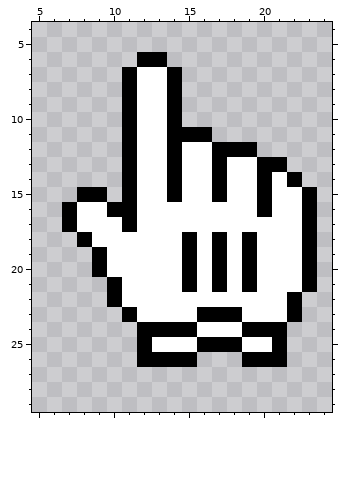
Two states of a pixel-art sprite, src/hand2.png. Above, as it was before the edit.
The file is 32x32 pixels. Shown: x 5..24, y 4..29.
And afterwards:
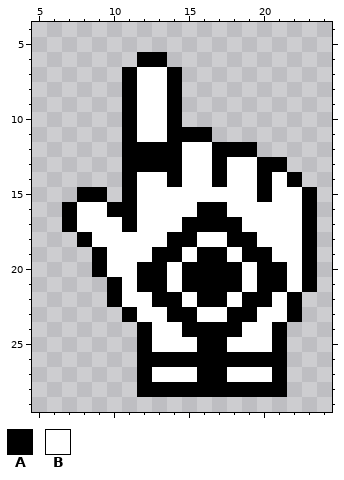
Palette (. is transparent): A #000000  B #ffffff
Changes in this commit:
Colour A is added in row 26 at x 16 to 18; in row 27 at x 12, 16 to 17 and 21; in row 28 at x 12 to 21.
Colour A replaces colour B in rows 12 to 13 at x 12 to 13; in row 16 at x 16 to 17; in row 17 at x 15 to 18; in row 18 at x 14 and 18; in row 19 at x 13 to 14, 16 and 20; in rows 20 to 21 at x 12 to 13, 16, 18 and 20 to 21.
Colour A replaces colour B in row 22 at x 13 to 14, 16 to 17 and 19 to 20; in row 23 at x 14 to 15 and 19; in row 24 at x 16 to 18.
Colour B is added in row 27 at x 13 to 15 and 18 to 20.
Colour B replaces colour A in row 15 at x 14 and 17; in row 16 at x 20; in row 18 at x 17; in row 19 at x 15; in rows 20 to 21 at x 19; in row 23 at x 16 to 17.
Colour B replaces colour A in row 24 at x 13 to 14 and 19 to 20; in row 25 at x 18.
